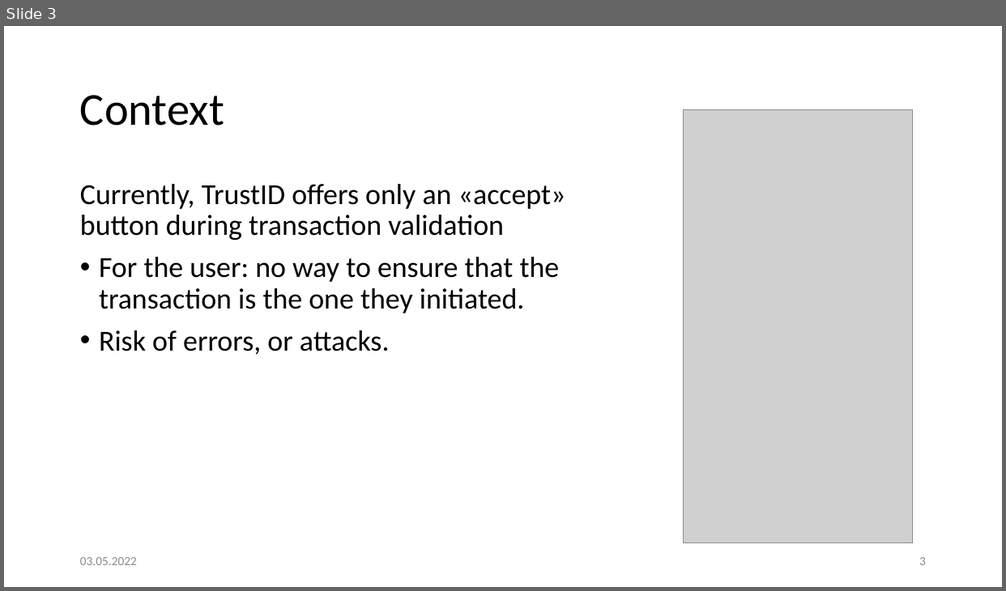
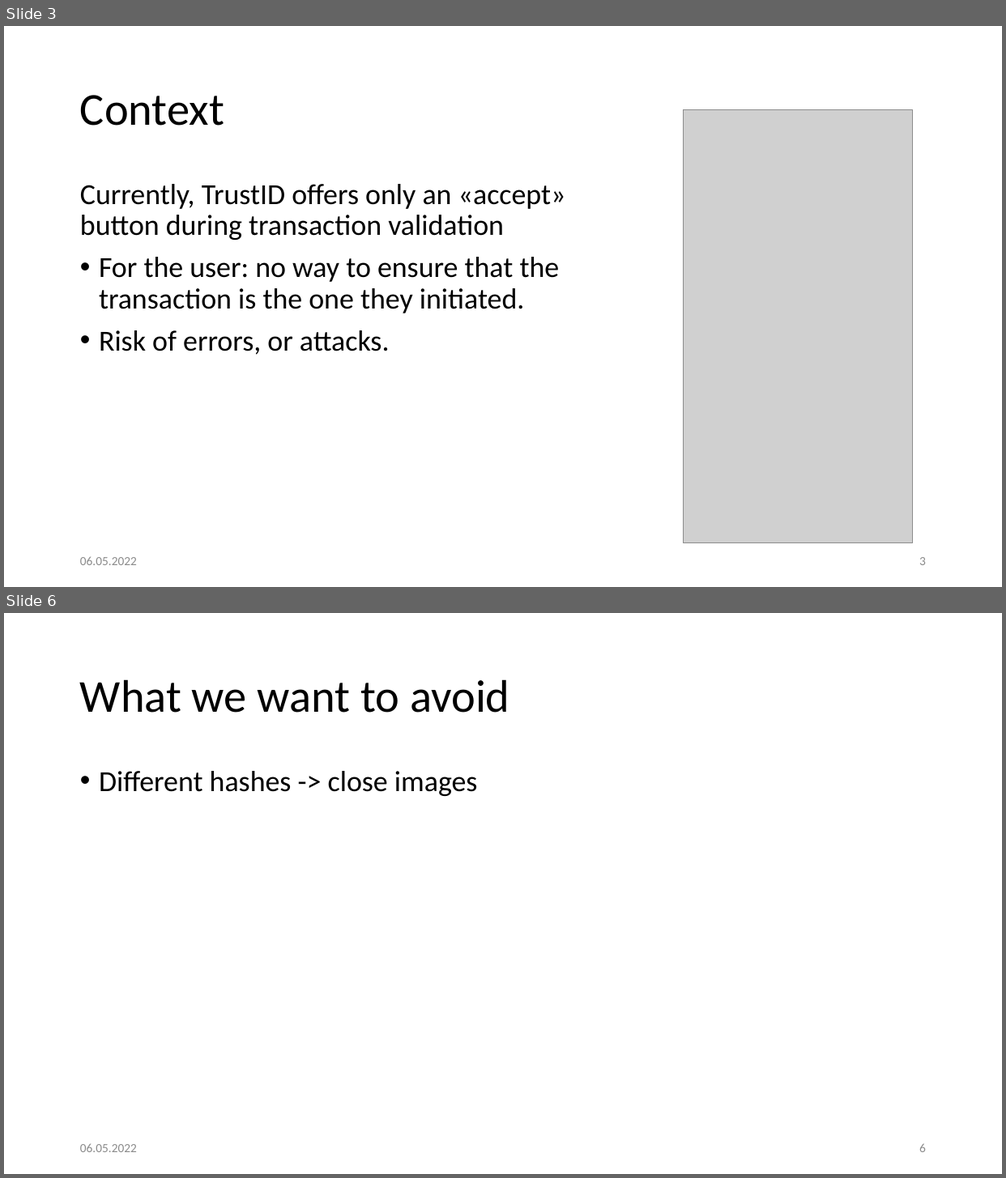
Before and after one commit to LayduA/FourierHash, a slide deck: presentation.pptx. Shown one above the other, each under a label of ours: slide 3 before the commit, slides 3 and 6 after it; the slides between them are not shown. The pictures are 1006x591 and 1006x1178 pixels, drawn with LibreOffice and Linux fonts; fonts in the diff are those of the drawing; grey boxes stand for pictures. Boxes give left, top, right and bottom in pixels: in the first picture for what was removed or moved away, otherwise in the second. Text is boxed around its words. In the diff, an @@ line names an element or a change of style, - is before the commit and + after.

```diff
--- a/presentation.pptx
+++ b/presentation.pptx
@@ slide 6 added at [4,613,1002,1174], background #FFFFFF @@
@@ title added at [80,679,509,713], 44 pt, text #000000 @@
+What we want to avoid
@@ text added at [99,771,478,796], 28 pt, text #000000 @@
+• Different hashes -> close images
@@ text added at [80,1144,137,1152], 12 pt, text #8C8C8C @@
+06.05.2022
@@ page number added at [919,1144,926,1152], 12 pt, text #8C8C8C @@
+6
@@ slide 3 changed as well @@
@@ text at [80,557,137,565]: text changed @@
-03.05.2022
+06.05.2022
```
Also in this commit, not shown: 9 other slides changed, 4 other slides added, 1 slide removed, 21 other files.
